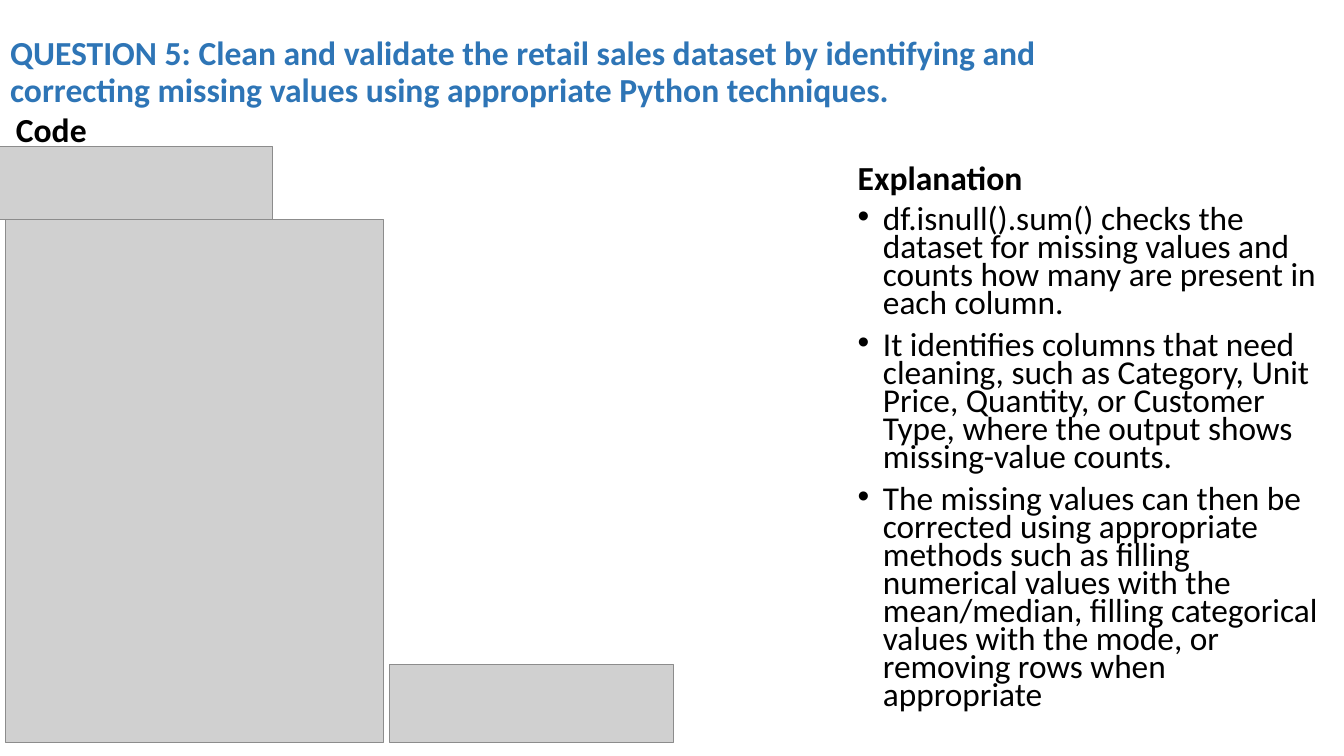
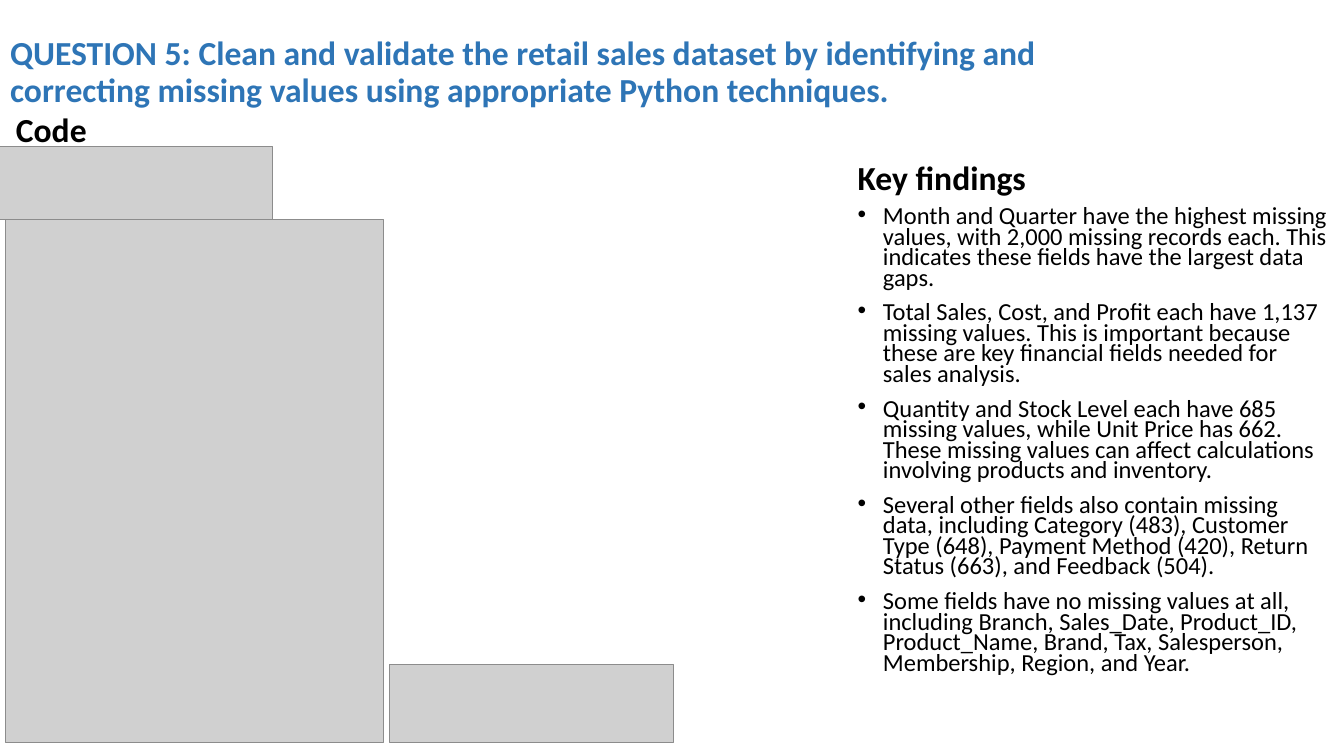
Before and after one commit to roykiptala/Datascience-workshop, a slide deck: slide 12 of Projects/RETAIL SALES AND CUSTOMER ANALYTICS.pptx. Drawn at 1344x756 pixels with LibreOffice and Linux fonts; fonts in the diff are those of the drawing; grey boxes stand for pictures. Boxes give left, top, right and bottom in pixels: in the first picture for what was removed or moved away, otherwise in the second. Text is boxed around its words. In the diff, an @@ line names an element or a change of style, - is before the commit and + after.

Commit message:
Complete data analysis

```diff
--- a/Projects/RETAIL SALES AND CUSTOMER ANALYTICS.pptx
+++ b/Projects/RETAIL SALES AND CUSTOMER ANALYTICS.pptx
@@ text at (858, 166, 1026, 196): text changed @@
-Explanation
+Key findings
@@ text at (883, 207, 1326, 676): text changed; size 23.8 to 17.5 pt @@
-• df.isnull().sum() checks the dataset for missing values and counts how many are present in each column.
-• It identifies columns that need cleaning, such as Category, Unit Price, Quantity, or Customer Type, where the output shows missing-value counts.
-• The missing values can then be corrected using appropriate methods such as filling numerical values with the mean/median, filling categorical values with the mode, or removing rows when appropriate
+• Month and Quarter have the highest missing values, with 2,000 missing records each. This indicates these fields have the largest data gaps.
+• Total Sales, Cost, and Profit each have 1,137 missing values. This is important because these are key financial fields needed for sales analysis.
+• Quantity and Stock Level each have 685 missing values, while Unit Price has 662. These missing values can affect calculations involving products and inventory.
+• Several other fields also contain missing data, including Category (483), Customer Type (648), Payment Method (420), Return Status (663), and Feedback (504).
+• Some fields have no missing values at all, including Branch, Sales_Date, Product_ID, Product_Name, Brand, Tax, Salesperson, Membership, Region, and Year.
```
Also in this commit, not shown: 34 other slides changed, 1 slide added, 8 other files.
